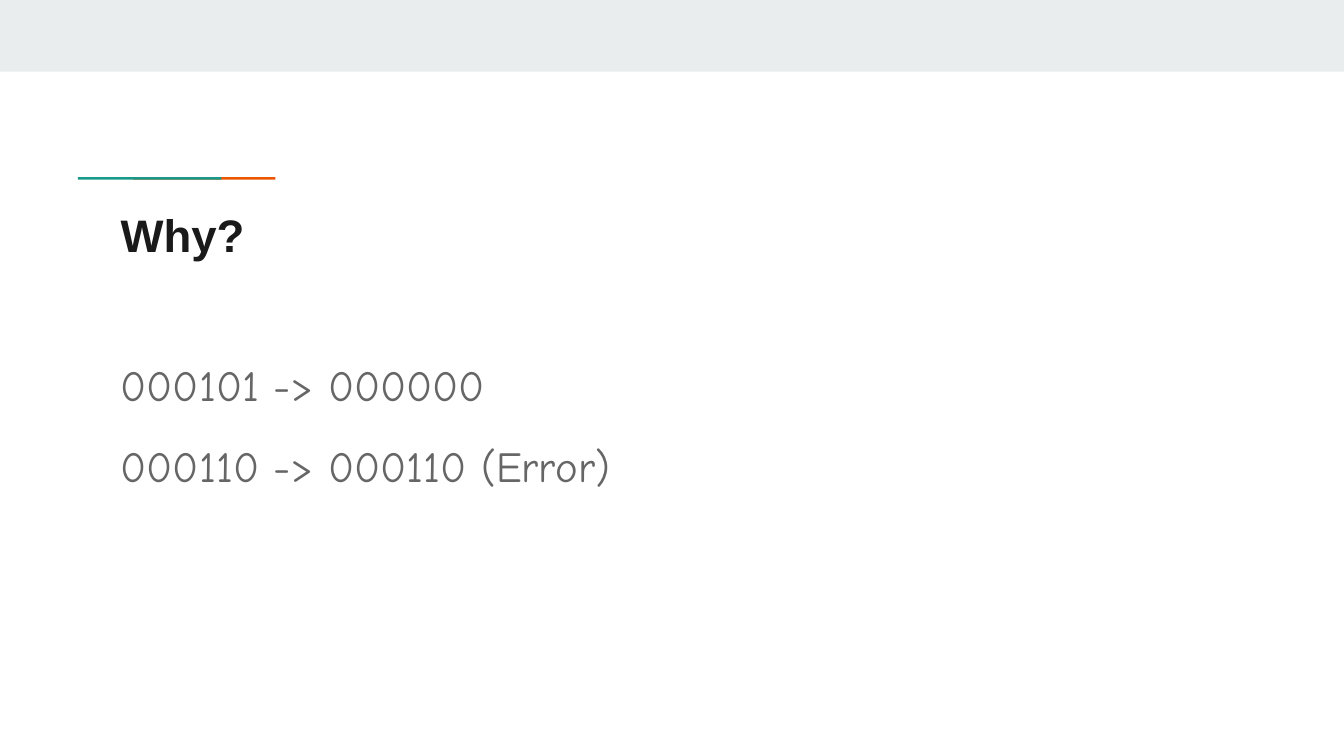
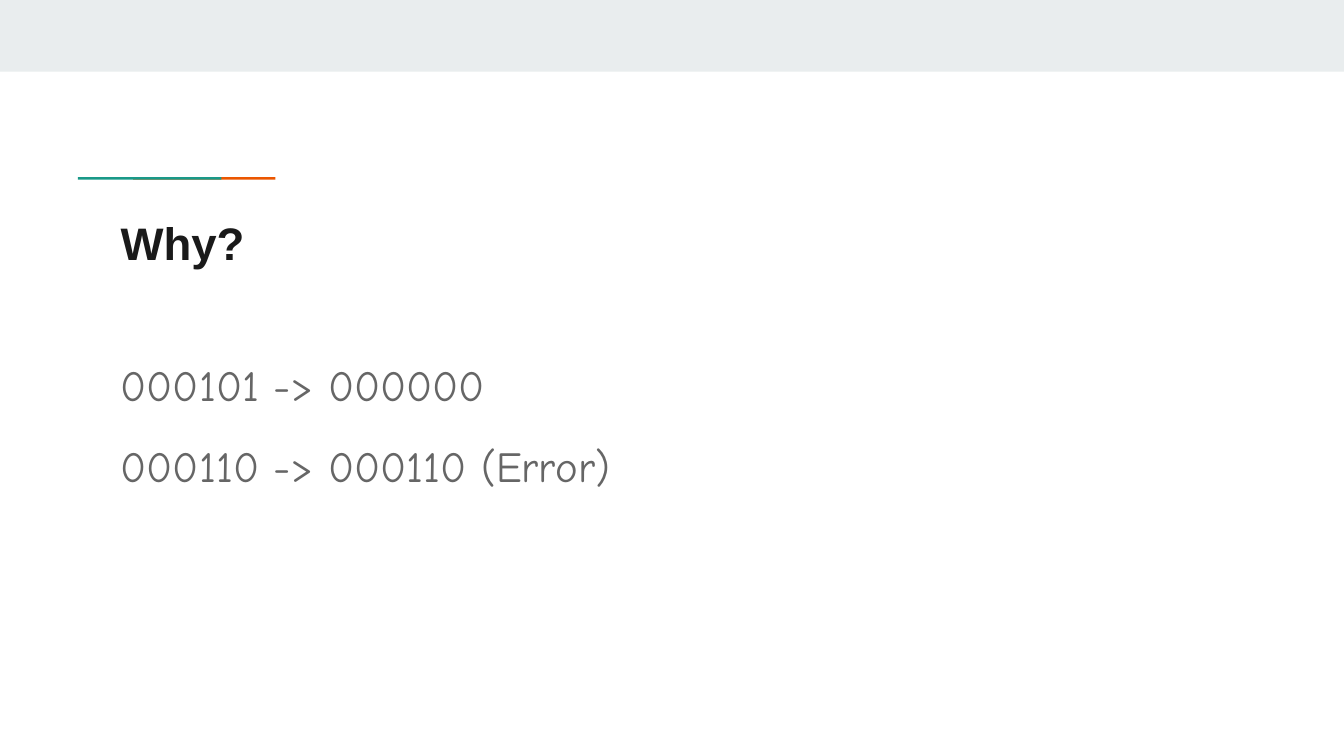
Before and after one commit to daniel29348679/Project_QEC, a slide deck: slide 12 of 2023_11_20.pptx. Drawn at 1344x756 pixels with LibreOffice and Linux fonts; fonts in the diff are those of the drawing. Boxes give left, top, right and bottom in pixels: in the first picture for what was removed or moved away, otherwise in the second. Text is boxed around its words. In the diff, an @@ line names an element or a change of style, - is before the commit and + after.

```diff
--- a/2023_11_20.pptx
+++ b/2023_11_20.pptx
@@ title "Why?": place and size @@
-title "Why?" at bbox=[121, 219, 245, 262]
+title "Why?" at bbox=[121, 227, 245, 270]
```
Also in this commit, not shown: 1 other slide changed, 2 other files.
